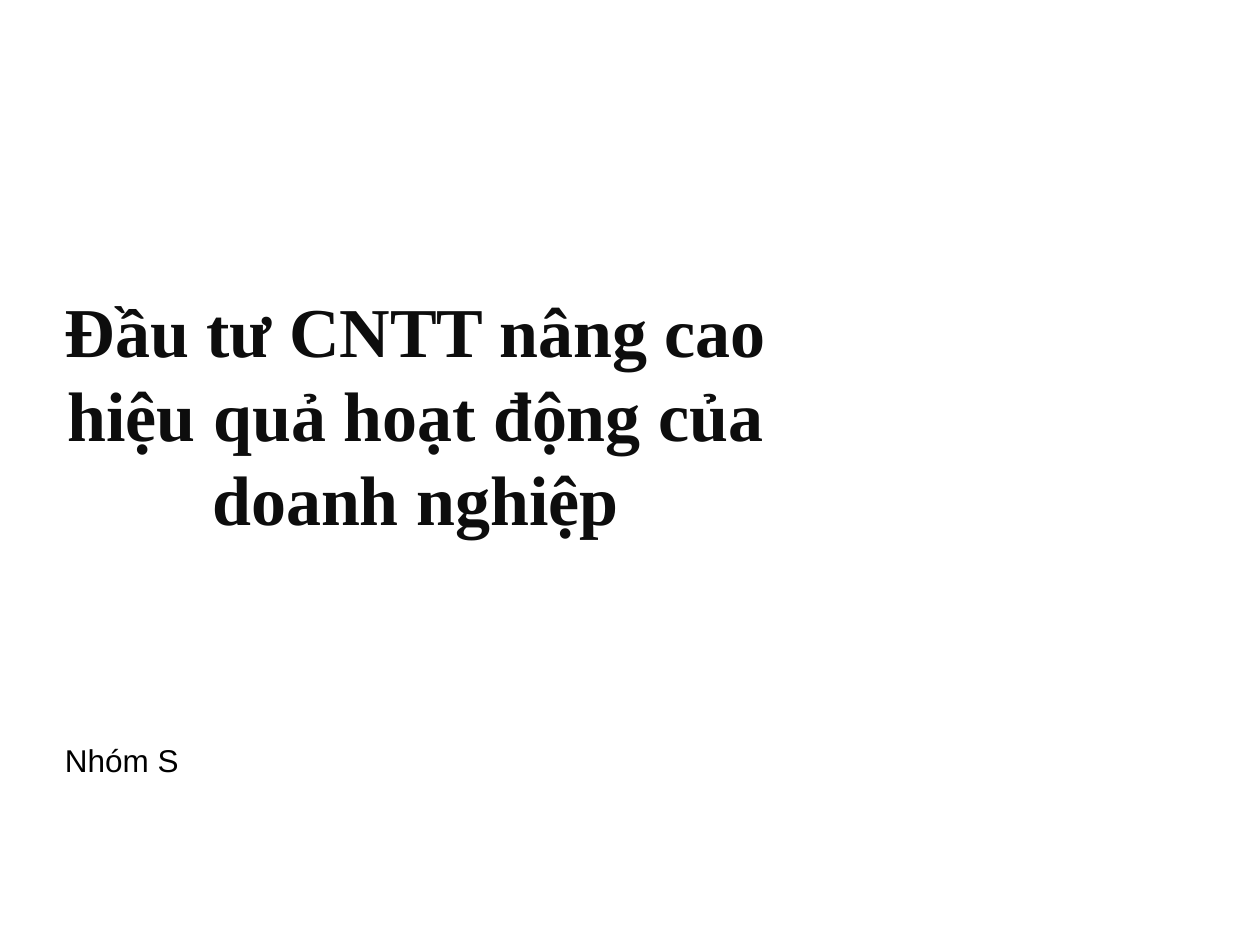
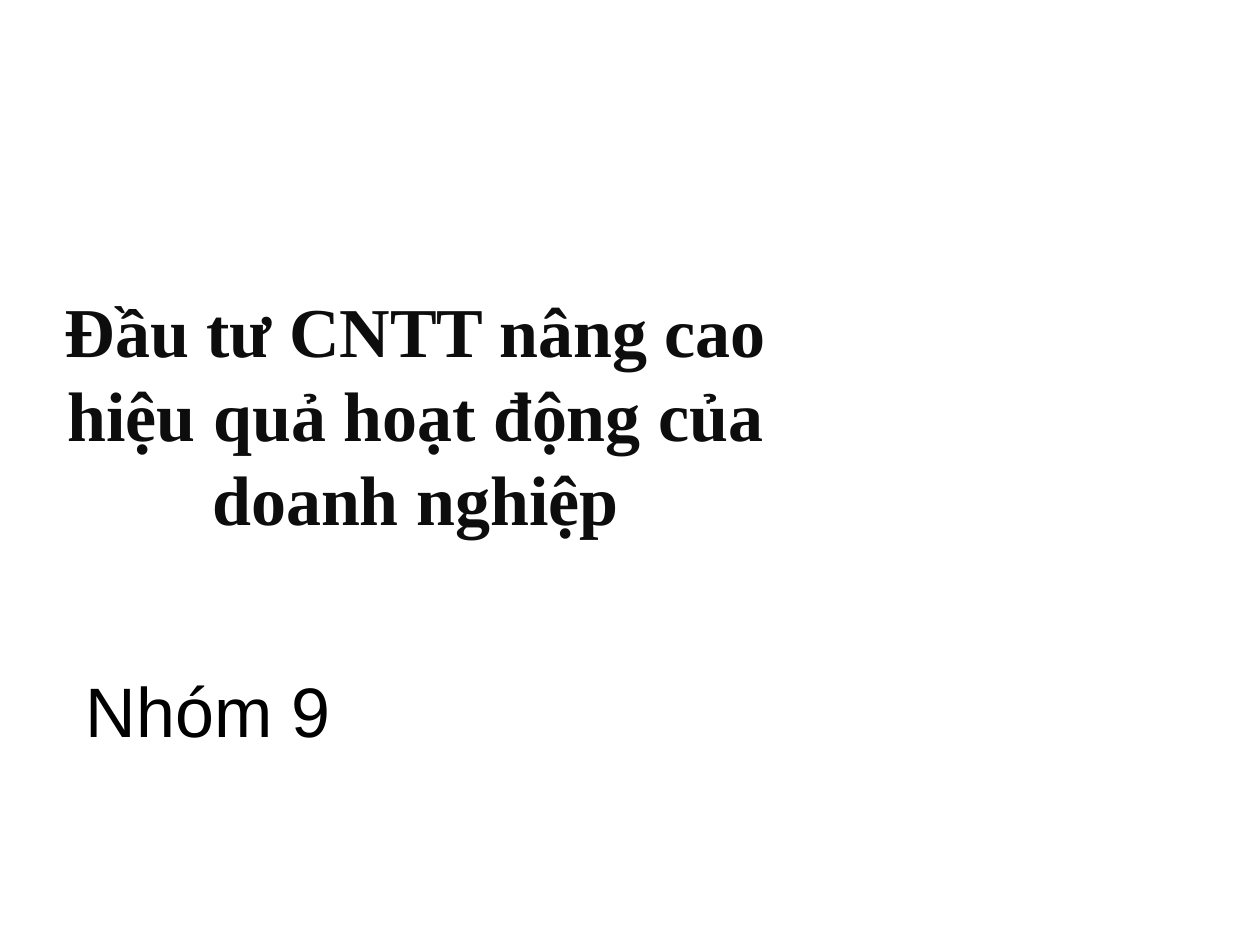
Before and after one commit to ngcdai/phattrienungdungweb, a slide deck: slide 1 of fullkoche.pptx. Drawn at 1260x945 pixels with LibreOffice and Linux fonts; fonts in the diff are those of the drawing; background and template pictures are left out. Boxes give left, top, right and bottom in pixels: in the first picture for what was removed or moved away, otherwise in the second. Text is boxed around its words. In the diff, an @@ line names an element or a change of style, - is before the commit and + after.

```diff
--- a/fullkoche.pptx
+++ b/fullkoche.pptx
@@ text at [86,685,331,738]: text changed; size 18 to 40 pt @@
-Nhóm S
+Nhóm 9
```
Also in this commit, not shown: 2 other slides changed.
